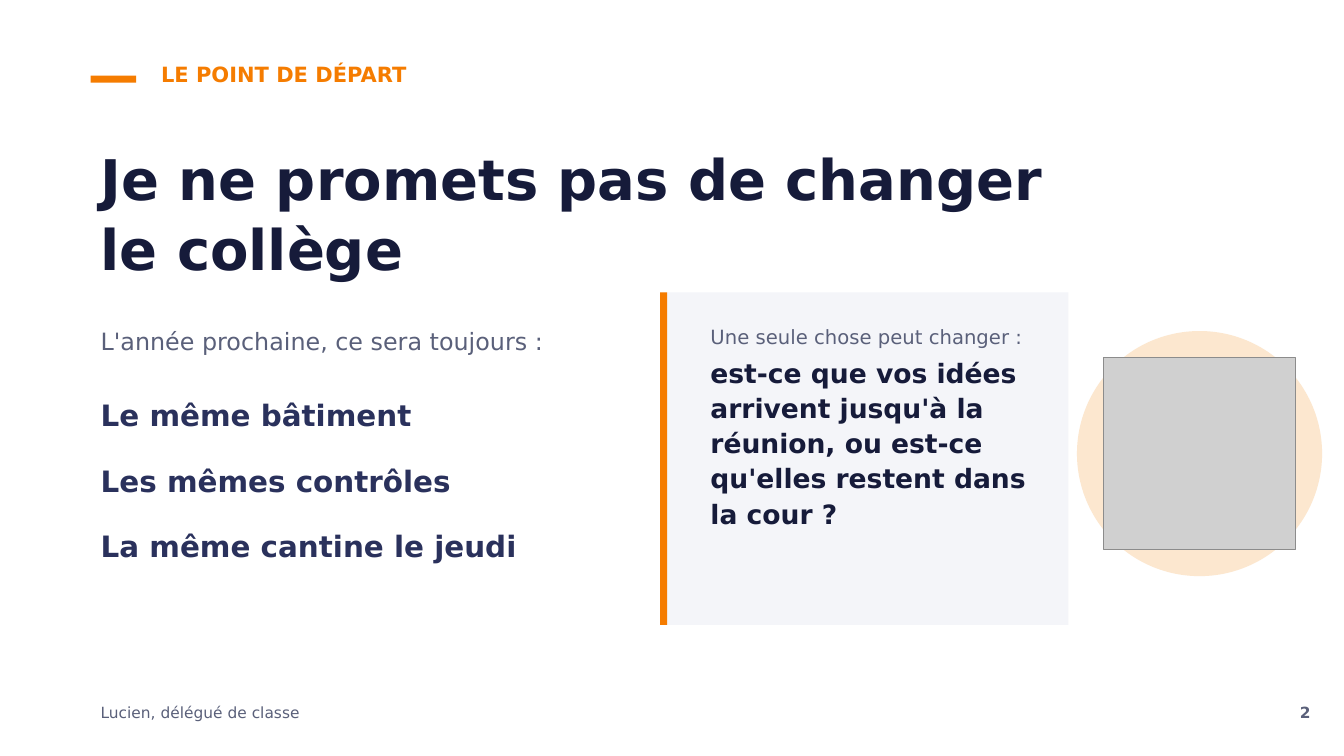
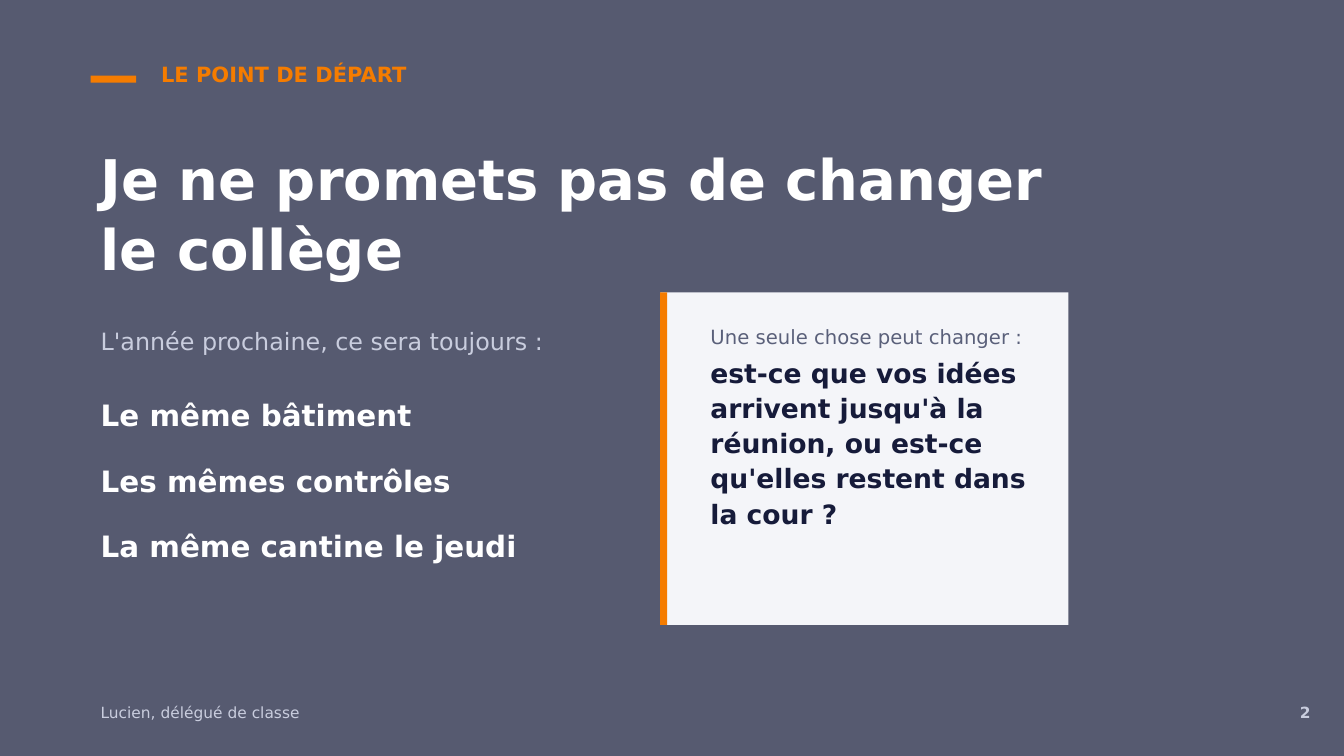
Before and after one commit to lucien-cmd/perso, a slide deck: slide 2 of campagne-delegue-lucien.pptx. Drawn at 1344x756 pixels with LibreOffice and Linux fonts; fonts in the diff are those of the drawing; grey boxes stand for pictures; background and template pictures are left out. Boxes give left, top, right and bottom in pixels: in the first picture for what was removed or moved away, otherwise in the second. Text is boxed around its words. In the diff, an @@ line names an element or a change of style, - is before the commit and + after.

```diff
--- a/campagne-delegue-lucien.pptx
+++ b/campagne-delegue-lucien.pptx
@@ rectangle added at (0, 0, 1344, 756), fill #161B3A at 72% opacity @@
@@ text "Je ne promets pas de ..." at (101, 157, 1042, 282): text colour #161B3A to #FFFFFF @@
@@ text "L'année prochaine, ce sera toujours ..." at (101, 331, 527, 564): text colour #5A607A to #C9CDDE in "L'année prochaine, ce sera toujours :"; text colour #2A315C to #FFFFFF in "Le même bâtiment", "Les mêmes contrôles", "La même cantine le jeudi" @@
@@ ellipse removed at (1077, 331, 1322, 576) @@
@@ picture removed at (1104, 358, 1296, 549) @@
@@ text "Lucien, délégué de classe" at (101, 706, 300, 721): text colour #5A607A to #C9CDDE @@
@@ text "2" at (1300, 706, 1311, 718): text colour #5A607A to #C9CDDE @@
```
Also in this commit, not shown: 7 other slides changed, 1 other file.
